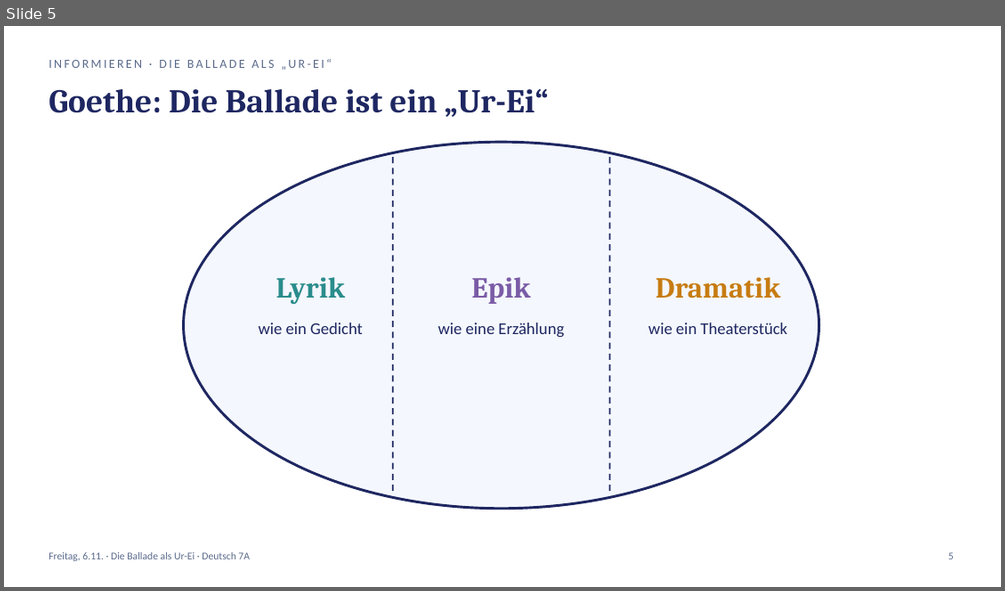
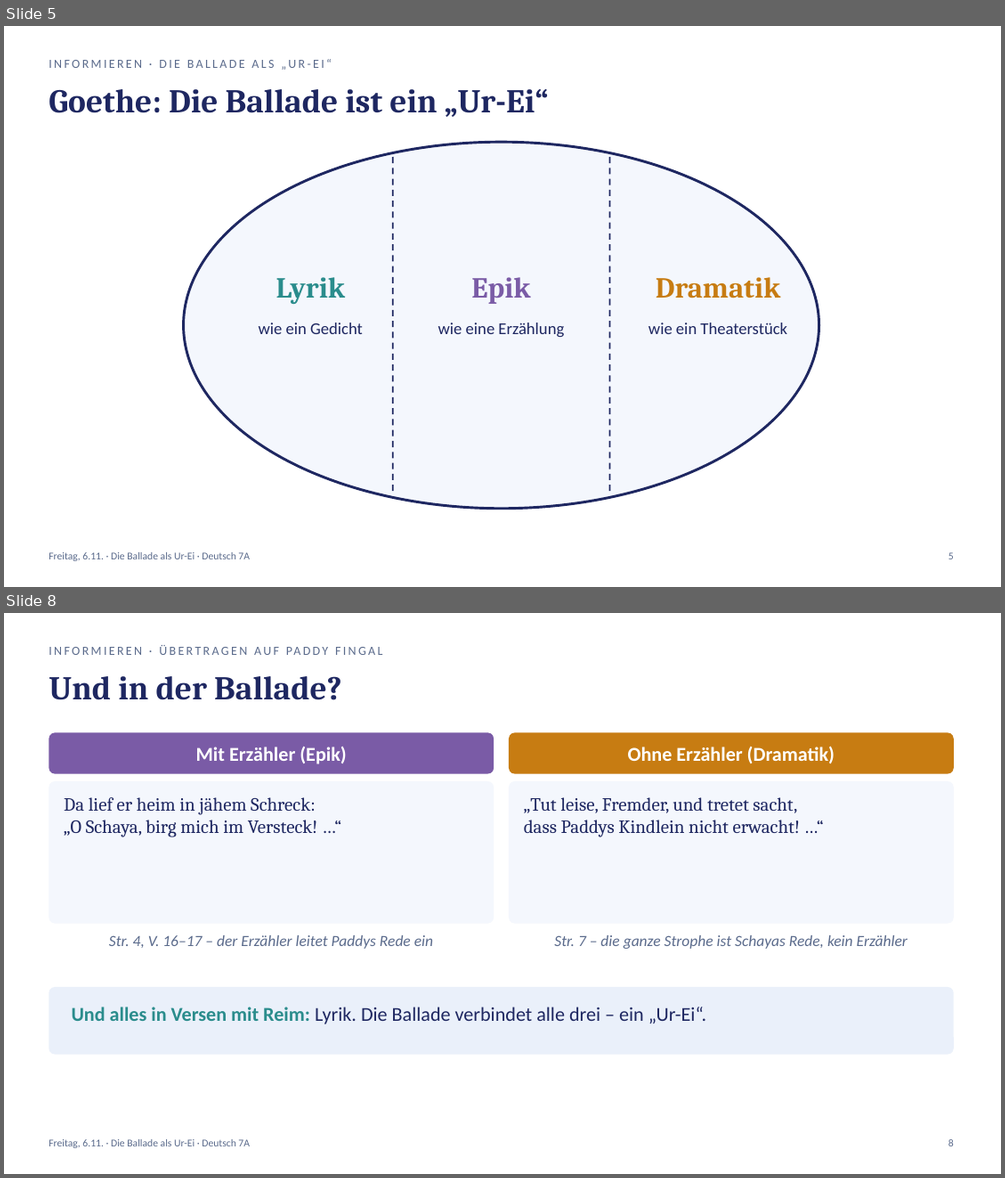
Before and after one commit to golzkonstantin-gif/Schule, a slide deck: Deutsch_7A/Balladen/Woche2/Freitag_06-11_Deutsch_7A.pptx. Shown one above the other, each under a label of ours: slide 5 before the commit, slides 5 and 8 after it; the slides between them are not shown. The pictures are 1005x591 and 1005x1178 pixels, drawn with LibreOffice and Linux fonts; fonts in the diff are those of the drawing. Boxes give left, top, right and bottom in pixels: in the first picture for what was removed or moved away, otherwise in the second. Text is boxed around its words. In the diff, an @@ line names an element or a change of style, - is before the commit and + after.

```diff
--- a/Deutsch_7A/Balladen/Woche2/Freitag_06-11_Deutsch_7A.pptx
+++ b/Deutsch_7A/Balladen/Woche2/Freitag_06-11_Deutsch_7A.pptx
@@ slide 8 added at (x1=4, y1=613, x2=1001, y2=1174), background #FFFFFF @@
@@ text added at (x1=48, y1=643, x2=722, y2=666), 12 pt, text #5B6B8C @@
+INFORMIEREN · ÜBERTRAGEN AUF PADDY FINGAL
@@ text added at (x1=48, y1=676, x2=341, y2=700), 32 pt, text #1E2761, bold @@
+Und in der Ballade?
@@ rounded rectangle added at (x1=48, y1=732, x2=494, y2=774), fill #7A5BA6 @@
@@ rounded rectangle added at (x1=509, y1=732, x2=954, y2=774), fill #C77C12 @@
@@ text added at (x1=628, y1=746, x2=834, y2=763), 19 pt, text #FFFFFF, bold @@
+Ohne Erzähler (Dramatik)
@@ text added at (x1=196, y1=747, x2=346, y2=764), 19 pt, text #FFFFFF, bold @@
+Mit Erzähler (Epik)
@@ rounded rectangle added at (x1=48, y1=781, x2=494, y2=924), fill #F4F7FD @@
@@ text added at (x1=64, y1=797, x2=318, y2=837), 18 pt, text #1E2761 @@
+Da lief er heim in jähem Schreck:
+„O Schaya, birg mich im Versteck! …“
@@ rounded rectangle added at (x1=509, y1=781, x2=954, y2=924), fill #F4F7FD @@
@@ text added at (x1=524, y1=797, x2=800, y2=837), 18 pt, text #1E2761 @@
+„Tut leise, Fremder, und tretet sacht,
+dass Paddys Kindlein nicht erwacht! …“
@@ text added at (x1=109, y1=935, x2=433, y2=949), 15 pt, text #5B6B8C, italic @@
+Str. 4, V. 16–17 – der Erzähler leitet Paddys Rede ein
@@ text added at (x1=554, y1=935, x2=907, y2=949), 15 pt, text #5B6B8C, italic @@
+Str. 7 – die ganze Strophe ist Schayas Rede, kein Erzähler
@@ rounded rectangle added at (x1=48, y1=987, x2=954, y2=1054), fill #EAF0FA @@
@@ text added at (x1=72, y1=1006, x2=707, y2=1024), 19 pt, text #1E2761 @@
+Und alles in Versen mit Reim: Lyrik. Die Ballade verbindet alle drei – ein „Ur-Ei“.
@@ text added at (x1=48, y1=1139, x2=250, y2=1148), 10 pt, text #5B6B8C @@
+Freitag, 6.11. · Die Ballade als Ur-Ei · Deutsch 7A
@@ text added at (x1=948, y1=1139, x2=954, y2=1146), 10 pt, text #5B6B8C @@
+8
```
Also in this commit, not shown: 6 slides changed, 2 other slides added, 2 slides removed, 19 other files.
